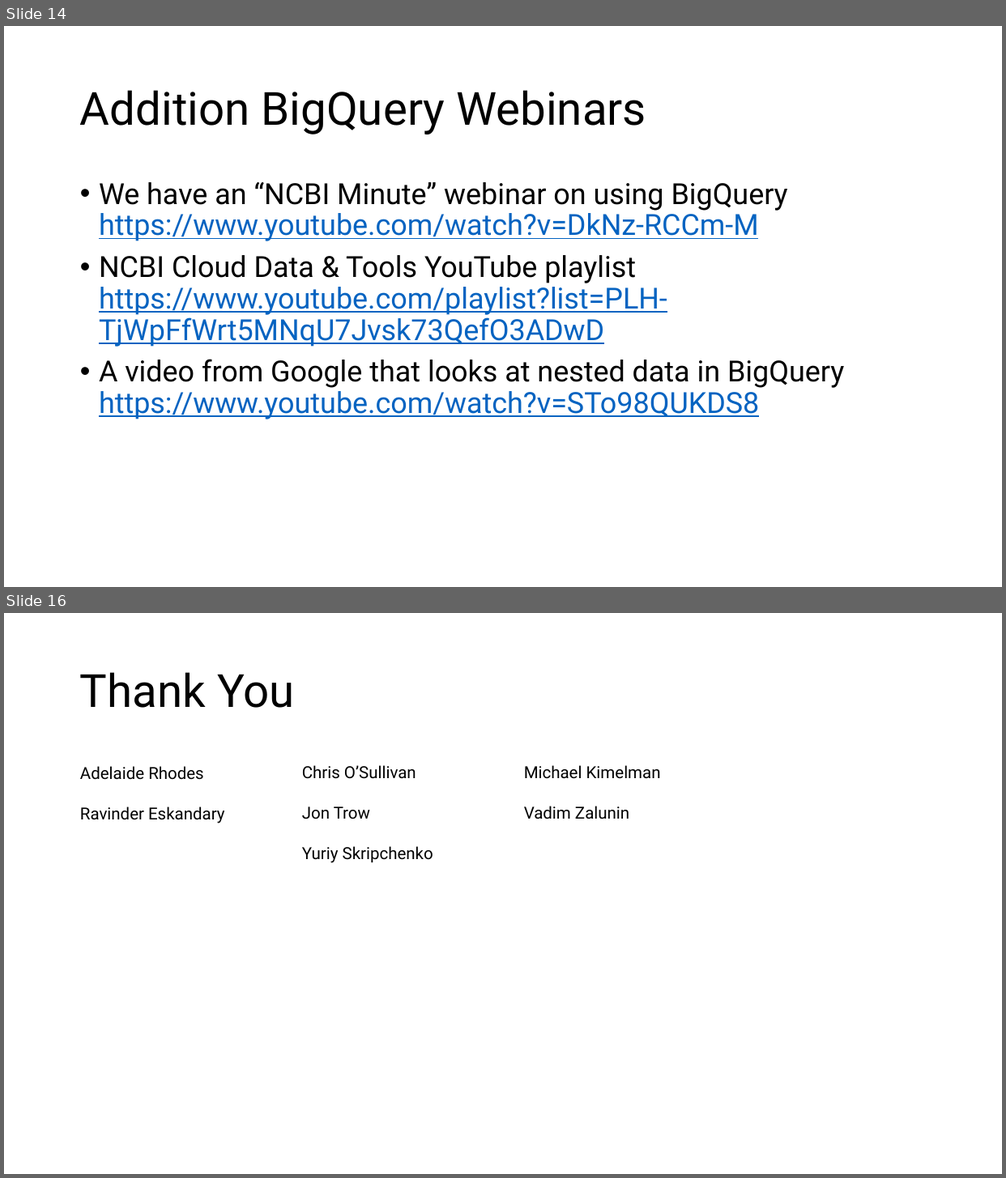
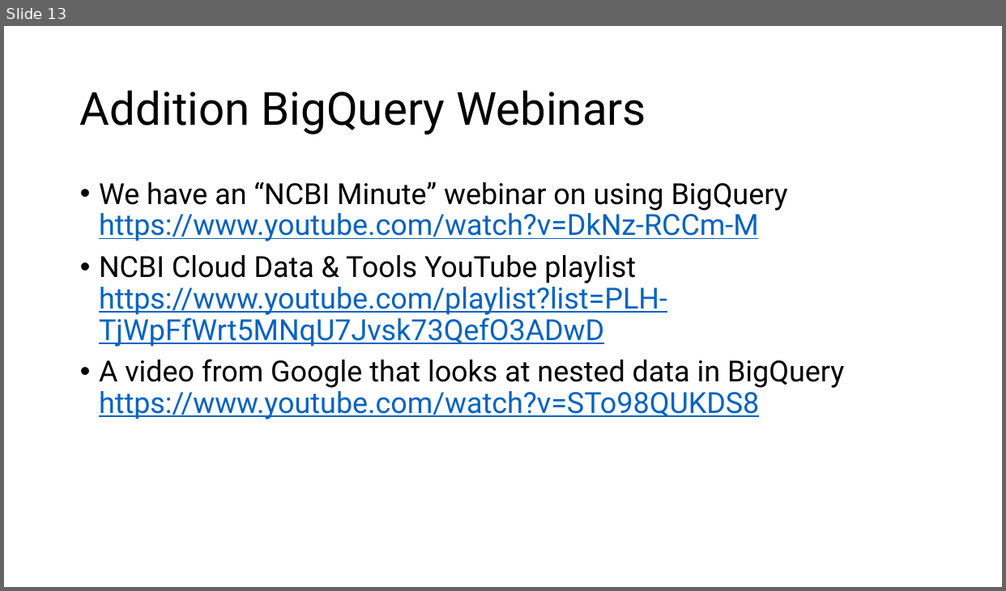
Before and after one commit to ncbi/ASHG-Workshop-2021, a slide deck: Interactive_ASHG.pptx. Shown one above the other, each under a label of ours: slides 14 and 16 before the commit, slide 13 after it; the slides between them are not shown. The pictures are 1006x1178 and 1006x591 pixels, drawn with LibreOffice and Linux fonts; fonts in the diff are those of the drawing; background and template pictures are left out. Boxes give left, top, right and bottom in pixels: in the first picture for what was removed or moved away, otherwise in the second. Text is boxed around its words. In the diff, an @@ line names an element or a change of style, - is before the commit and + after.

```diff
--- a/Interactive_ASHG.pptx
+++ b/Interactive_ASHG.pptx
@@ slide 16 removed at <box>4,613,1002,1174</box>, background #FFFFFF @@
@@ title removed at <box>80,672,294,708</box> @@
-Thank You
@@ text removed at <box>80,766,224,824</box> @@
-Adelaide Rhodes
-Ravinder Eskandary
@@ text removed at <box>302,765,433,863</box> @@
-Chris O’Sullivan
-Jon Trow
-Yuriy Skripchenko
@@ text removed at <box>524,765,661,820</box> @@
-Michael Kimelman
-Vadim Zalunin
@@ what was slide 14 is now slide 13 @@
```
Also in this commit, not shown: 1 slide changed, 1 other slide removed.
